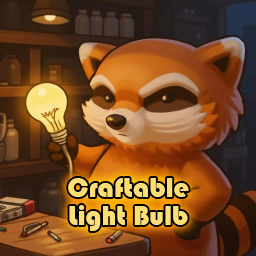
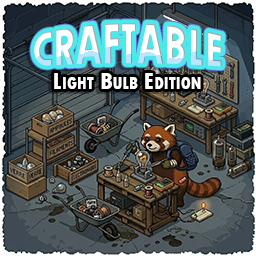
The second 256x256 image is a revision of the first. Changes to its layers:
removed layer "Craftable Light Bulb" over [68, 178, 189, 231]
painted on "Calque 3", masked it over [93, 123, 213, 203]
added group "Groupe 1" with 3 layers above "Calque 6" over [33, 23, 229, 89]
added layer "Light Bulb Edition" in group "Groupe 1" over [54, 73, 201, 89]
added layer "Calque 5" in group "Groupe 1" over [33, 47, 229, 83]
added layer "Craftable" in group "Groupe 1" over [34, 23, 222, 67]
added layer "Calque 6" above "Calque 4" over [219, 217, 237, 236]
added layer "Calque 4" above "Calque 2" over [0, 0, 256, 256]
painted on "Calque 2" over [0, 0, 256, 256]